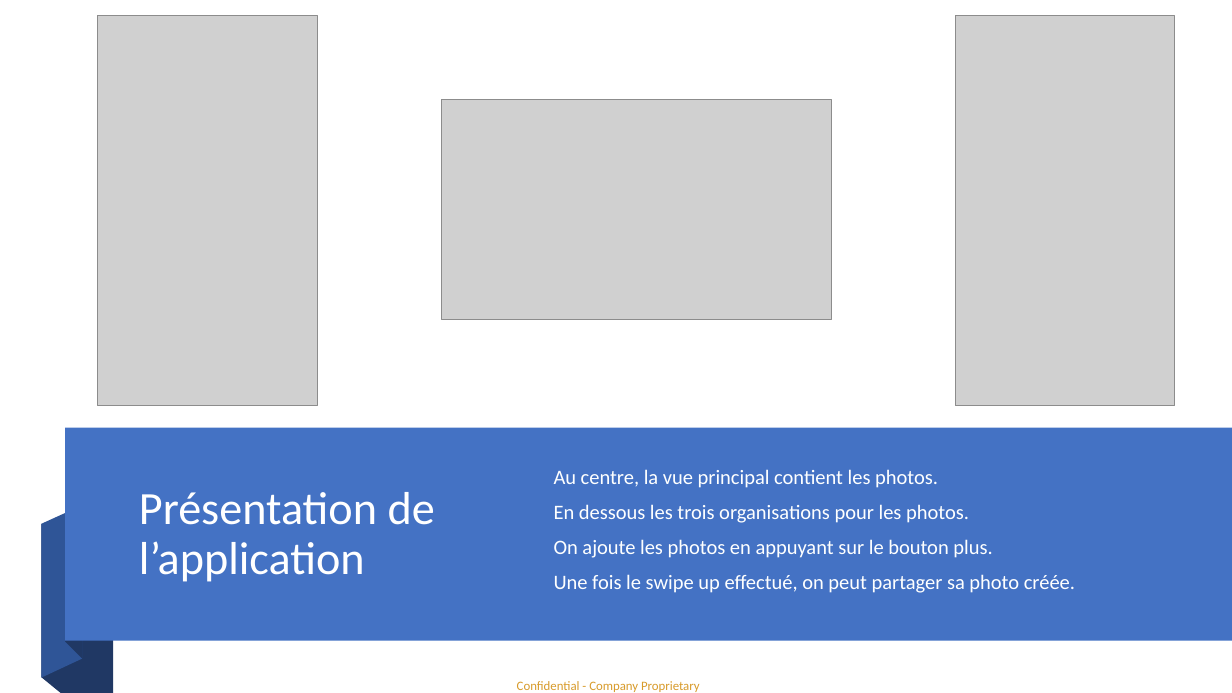
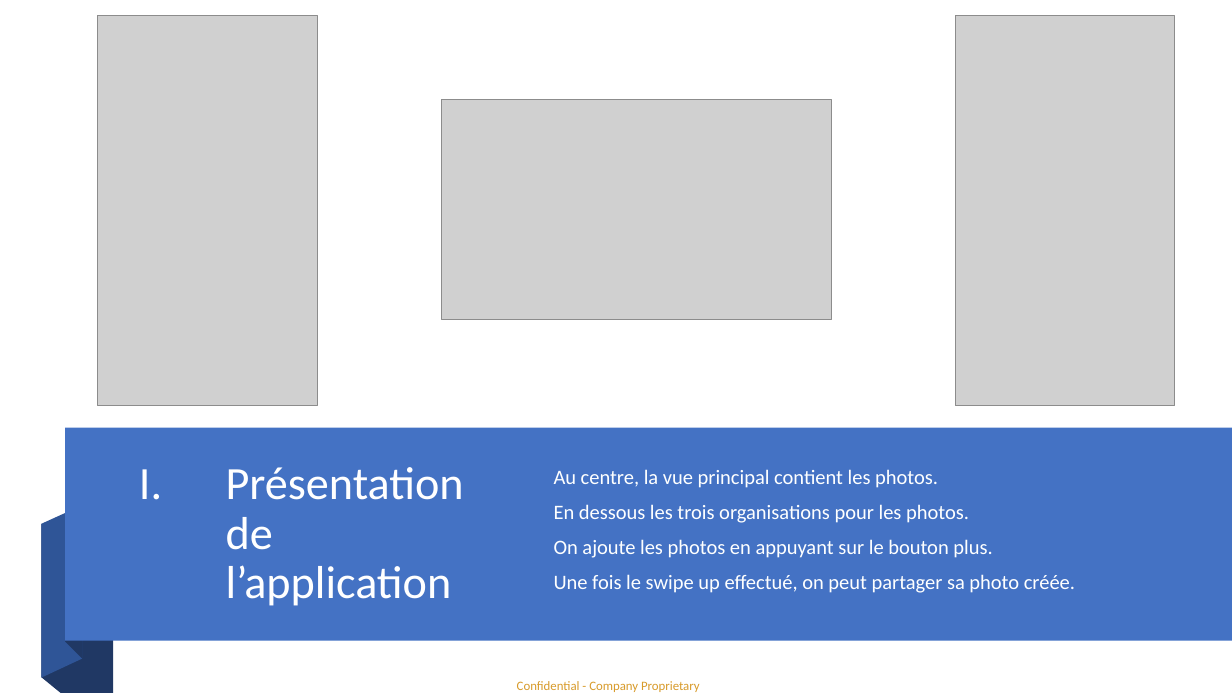
Before and after one commit to yoan8306/P4-Instagrid, a slide deck: slide 3 of p4_soussand_yoan/Présentation1.pptx. Drawn at 1232x693 pixels with LibreOffice and Linux fonts; fonts in the diff are those of the drawing; grey boxes stand for pictures. Boxes give left, top, right and bottom in pixels: in the first picture for what was removed or moved away, otherwise in the second. Text is boxed around its words. In the diff, an @@ line names an element or a change of style, - is before the commit and + after.

```diff
--- a/p4_soussand_yoan/Présentation1.pptx
+++ b/p4_soussand_yoan/Présentation1.pptx
@@ title "Présentation de l’application" at [226, 467, 464, 606]: bullet none to I. @@
```
Also in this commit, not shown: 2 other slides changed, 1 slide added, 11 other files.
